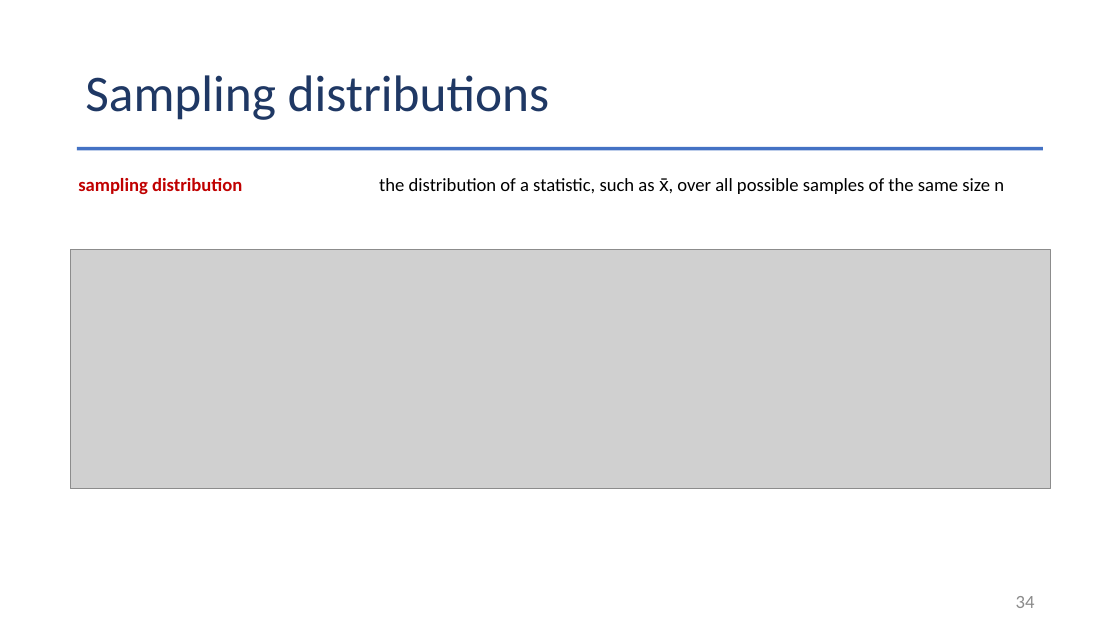
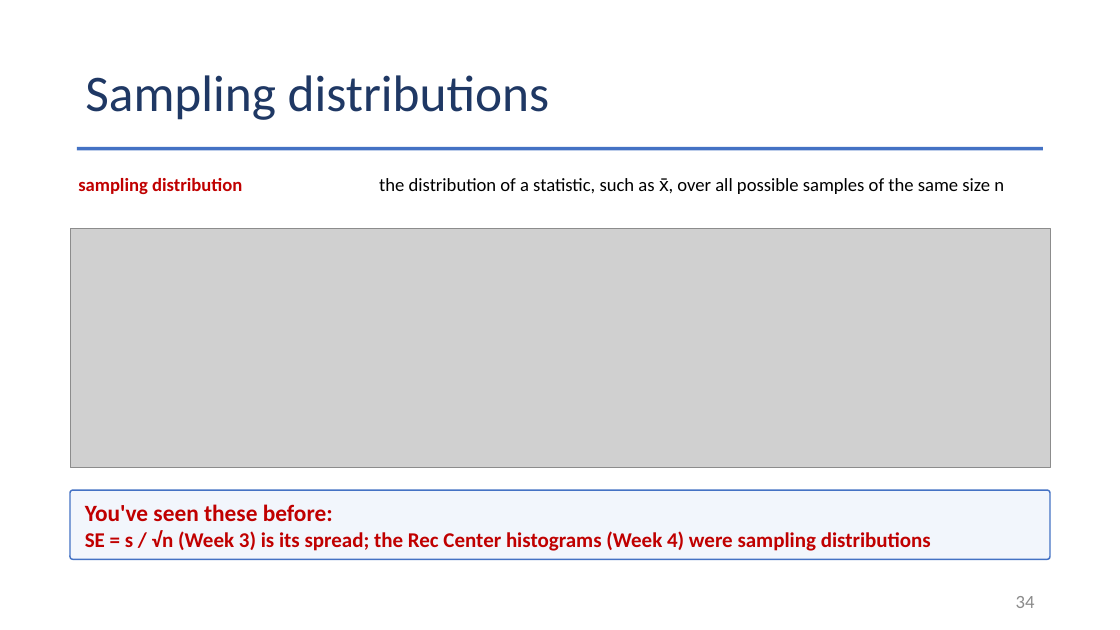
Before and after one commit to Jarred6068/Kvamme_UI_STAT251, a slide deck: slide 34 of docs/lecture_slides/Week 6/Week6_Lecture12_Slides_9_28_2026.pptx. Drawn at 1120x630 pixels with LibreOffice and Linux fonts; fonts in the diff are those of the drawing; grey boxes stand for pictures. Boxes give left, top, right and bottom in pixels: in the first picture for what was removed or moved away, otherwise in the second. Text is boxed around its words. In the diff, an @@ line names an element or a change of style, - is before the commit and + after.

```diff
--- a/docs/lecture_slides/Week 6/Week6_Lecture12_Slides_9_28_2026.pptx
+++ b/docs/lecture_slides/Week 6/Week6_Lecture12_Slides_9_28_2026.pptx
@@ picture: place and size @@
-picture at [70,250,1050,489]
+picture at [70,229,1050,468]
@@ rounded rectangle added at [70,490,1050,559], fill #F2F6FC, outline #4472C4 1.25 pt, 18 pt, text #C00000, bold @@
+You've seen these before:
+SE = s / √n (Week 3) is its spread; the Rec Center histograms (Week 4) were sampling distributions
```
Also in this commit, not shown: 32 other files.
